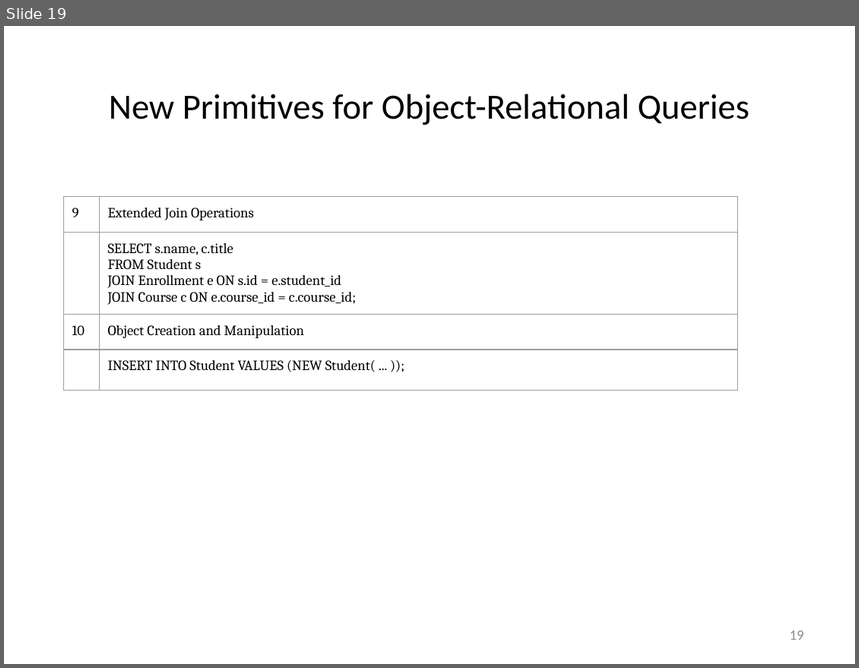
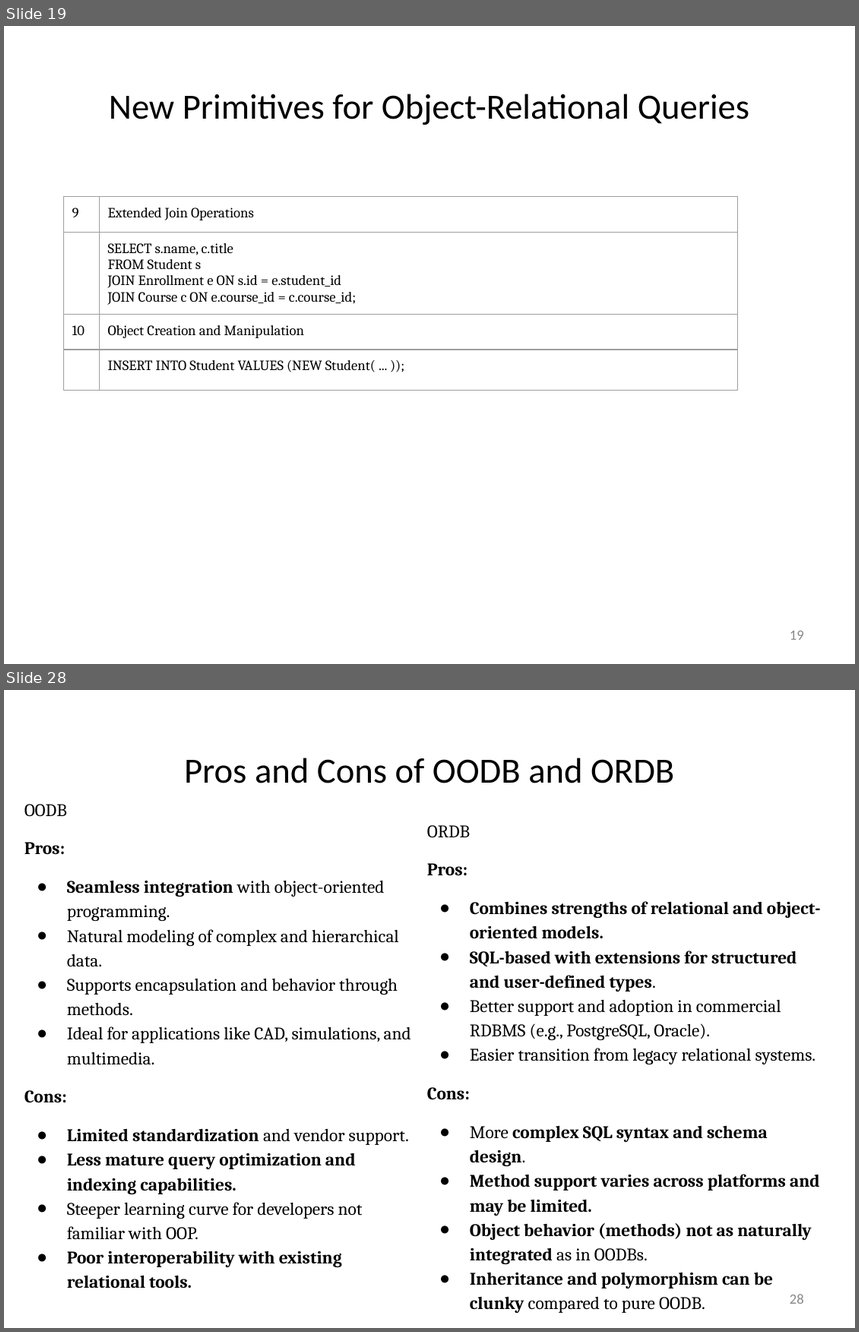
Before and after one commit to rizveeredwan/course-contents, a slide deck: CSE-3104/Slides/Introduction_to_modern_databases.pptx. Shown one above the other, each under a label of ours: slide 19 before the commit, slides 19 and 28 after it; the slides between them are not shown. The pictures are 859x668 and 859x1332 pixels, drawn with LibreOffice and Linux fonts; fonts in the diff are those of the drawing. Boxes give left, top, right and bottom in pixels: in the first picture for what was removed or moved away, otherwise in the second. Text is boxed around its words. In the diff, an @@ line names an element or a change of style, - is before the commit and + after.

```diff
--- a/CSE-3104/Slides/Introduction_to_modern_databases.pptx
+++ b/CSE-3104/Slides/Introduction_to_modern_databases.pptx
@@ slide 28 added at box(4, 690, 855, 1328), background #FFFFFF @@
@@ title added at box(184, 758, 674, 783), 30 pt, text #000000 @@
+Pros and Cons of OODB and ORDB
@@ text added at box(25, 804, 411, 1288), 15 pt, text #000000 @@
+OODB
+Pros:
+● Seamless integration with object-oriented programming.
+● Natural modeling of complex and hierarchical data.
+● Supports encapsulation and behavior through methods.
+● Ideal for applications like CAD, simulations, and multimedia.
+Cons:
+● Limited standardization and vendor support.
+● Less mature query optimization and indexing capabilities.
+● Steeper learning curve for developers not familiar with OOP.
+● Poor interoperability with existing relational tools.
@@ text added at box(427, 825, 821, 1313), 15 pt, text #000000, bold @@
+ORDB
+Pros:
+● Combines strengths of relational and object-oriented models.
+● SQL-based with extensions for structured and user-defined types.
+● Better support and adoption in commercial RDBMS (e.g., PostgreSQL, Oracle).
+● Easier transition from legacy relational systems.
+Cons:
+● More complex SQL syntax and schema design.
+● Method support varies across platforms and may be limited.
+● Object behavior (methods) not as naturally integrated as in OODBs.
+● Inheritance and polymorphism can be clunky compared to pure OODB.
@@ page number added at box(790, 1294, 804, 1304), 12 pt, text #888888 @@
+28
```
Also in this commit, not shown: 6 slides changed, 12 other slides added, 7 slides removed.
